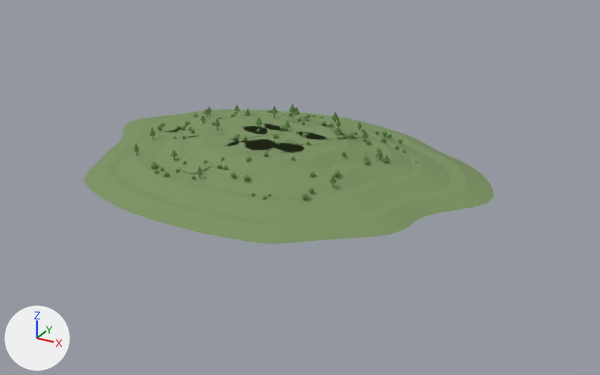
Renders of the glTF model public/assets/models/restoration.glb from each side of a commit.
Rendered twice from a 50 mm lens placed at (107.1, -180.4, 85.8), pointed at (8.2, -0.5, -4.2). Every picture has the same lights, and +X, +Y and +Z are marked at lower left. The older version comes first.

Objects in the first picture: 'RestorationBench01', 'RestorationBench02', 'RestorationBench03', 'RestorationBench04', 'RestorationSlope01', 'RestorationSlope02', 'RestorationSlope03', 'RestorationSlope04', 'RestorationTop', 'Shrubs', 'VegetationPatches', 'YoungTrees'.
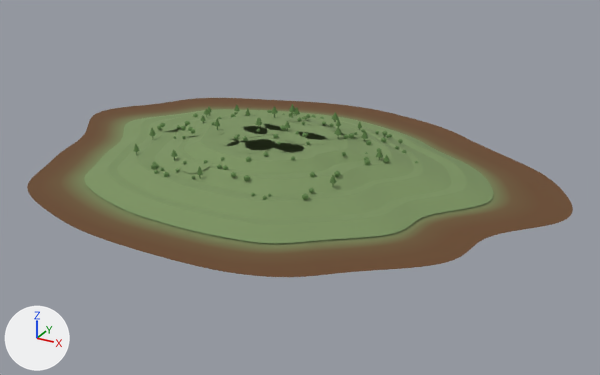
Edits to the bpy script that builds the scene:
```text
Add mat_pg_toe_gradient:
    mat_pg_toe_gradient = bpy.data.materials.new('PG_toe_gradient')
    mat_pg_toe_gradient.use_nodes = True; mat_pg_toe_gradient.node_tree.nodes.clear()
    _N = mat_pg_toe_gradient.node_tree.nodes; _L = mat_pg_toe_gradient.node_tree.links
    n0 = _N.new('ShaderNodeBsdfPrincipled'); n0.name = 'Principled BSDF'
    n0.inputs[2].default_value = 0.97  # 'Roughness'
    n1 = _N.new('ShaderNodeOutputMaterial'); n1.name = 'Material Output'
    n2 = _N.new('ShaderNodeVertexColor'); n2.name = 'Color Attribute'
    _L.new(n0.outputs[0], n1.inputs[0])  # 'BSDF' to 'Surface'
    _L.new(n2.outputs[0], n0.inputs[0])  # 'Color' to 'Base Color'
Add me_restorationtoetransitionmesh:
    me_restorationtoetransitionmesh.from_pydata(...)  # 768 vertices, 1152 faces; spans x -73.0..77.0, y -56.0..58.0, z 0.0
    me_restorationtoetransitionmesh.materials.append(mat_pg_toe_gradient)
Add ob_restorationtoetransition:
    ob_restorationtoetransition = bpy.data.objects.new('RestorationToeTransition', me_restorationtoetransitionmesh)
    ob_restorationtoetransition.location = (0.0, 0.0, 0.0)
```

Changed parts and their boxes [x1, y1, x2, y2] in the pictures (600 x 375 px):
'RestorationToeTransition', added (brown): after [27, 98, 573, 277]
